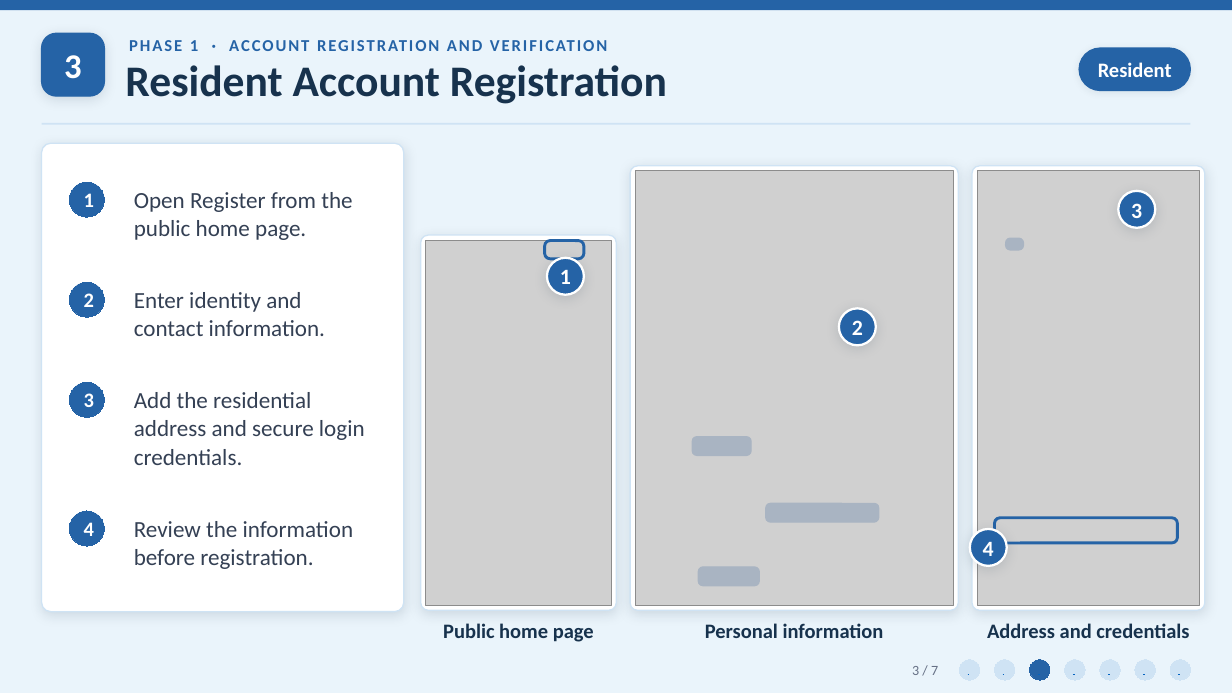
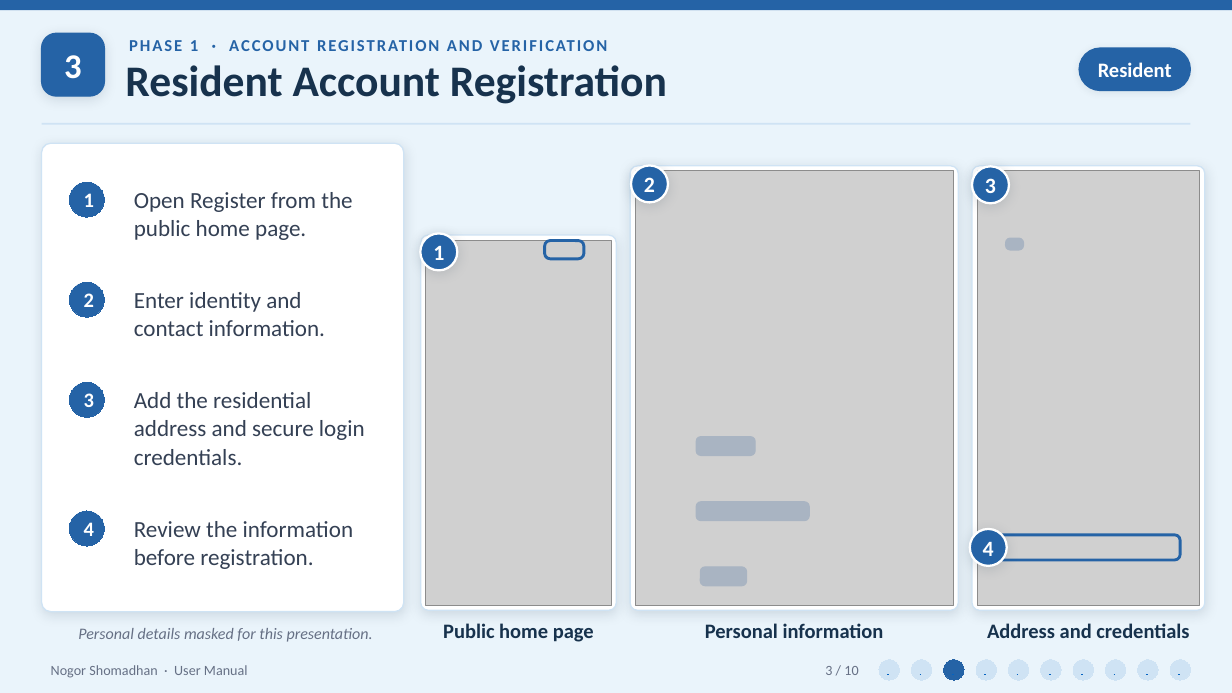
Before and after one commit to Zawadur-Rafid/NogorShomadhan, a slide deck: slide 3 of User Manual/NogorShomadhan_UserManual_Phase1.pptx. Drawn at 1232x693 pixels with LibreOffice and Linux fonts; fonts in the diff are those of the drawing; grey boxes stand for pictures. Boxes give left, top, right and bottom in pixels: in the first picture for what was removed or moved away, otherwise in the second. Text is boxed around its words. In the diff, an @@ line names an element or a change of style, - is before the commit and + after.

```diff
--- a/User Manual/NogorShomadhan_UserManual_Phase1.pptx
+++ b/User Manual/NogorShomadhan_UserManual_Phase1.pptx
@@ text "2": place and size @@
-text "2" at box(852, 320, 863, 335)
+text "2" at box(644, 177, 655, 192)
@@ ellipse: place and size @@
-ellipse at box(839, 309, 876, 346)
+ellipse at box(631, 165, 668, 202)
@@ text "3": place and size @@
-text "3" at box(1131, 203, 1142, 218)
+text "3" at box(985, 178, 996, 193)
@@ ellipse: place and size @@
-ellipse at box(1118, 191, 1155, 228)
+ellipse at box(972, 166, 1009, 203)
@@ text "1": place and size @@
-text "1" at box(560, 270, 571, 284)
+text "1" at box(433, 246, 444, 260)
@@ ellipse: place and size @@
-ellipse at box(547, 258, 584, 295)
+ellipse at box(421, 234, 457, 271)
@@ rounded rectangle: place and size @@
-rounded rectangle at box(692, 437, 751, 456)
+rounded rectangle at box(697, 437, 756, 456)
@@ rounded rectangle: place and size @@
-rounded rectangle at box(766, 504, 879, 522)
+rounded rectangle at box(697, 502, 810, 520)
@@ rounded rectangle: place and size @@
-rounded rectangle at box(994, 518, 1177, 543)
+rounded rectangle at box(997, 535, 1180, 560)
@@ rounded rectangle: place and size @@
-rounded rectangle at box(699, 567, 760, 586)
+rounded rectangle at box(701, 567, 747, 586)
@@ text added at box(78, 628, 373, 642), 12.5 pt, text #667085, italic @@
+Personal details masked for this presentation.
@@ text added at box(51, 665, 248, 678), 11 pt, text #667085 @@
+Nogor Shomadhan · User Manual
@@ text at box(825, 666, 858, 675): text changed @@
-3 / 7
+3 / 10
@@ ellipse: place and size @@
-ellipse at box(959, 660, 980, 680)
+ellipse at box(879, 660, 899, 680)
@@ ellipse: place and size @@
-ellipse at box(994, 660, 1015, 680)
+ellipse at box(911, 660, 932, 680)
@@ ellipse: place and size @@
-ellipse at box(1030, 660, 1050, 680)
+ellipse at box(944, 660, 964, 680)
@@ ellipse: place and size @@
-ellipse at box(1065, 660, 1085, 680)
+ellipse at box(976, 660, 996, 680)
@@ ellipse: place and size @@
-ellipse at box(1100, 660, 1120, 680)
+ellipse at box(1008, 660, 1029, 680)
@@ ellipse: place and size @@
-ellipse at box(1135, 660, 1155, 680)
+ellipse at box(1041, 660, 1061, 680)
@@ ellipse added at box(1073, 660, 1093, 680), fill #CFE3F4, outline #CFE3F4 0.75 pt @@
@@ ellipse added at box(1105, 660, 1126, 680), fill #CFE3F4, outline #CFE3F4 0.75 pt @@
@@ ellipse added at box(1138, 660, 1158, 680), fill #CFE3F4, outline #CFE3F4 0.75 pt @@
```
Also in this commit, not shown: 6 other slides changed, 3 slides added, 5 other files.
